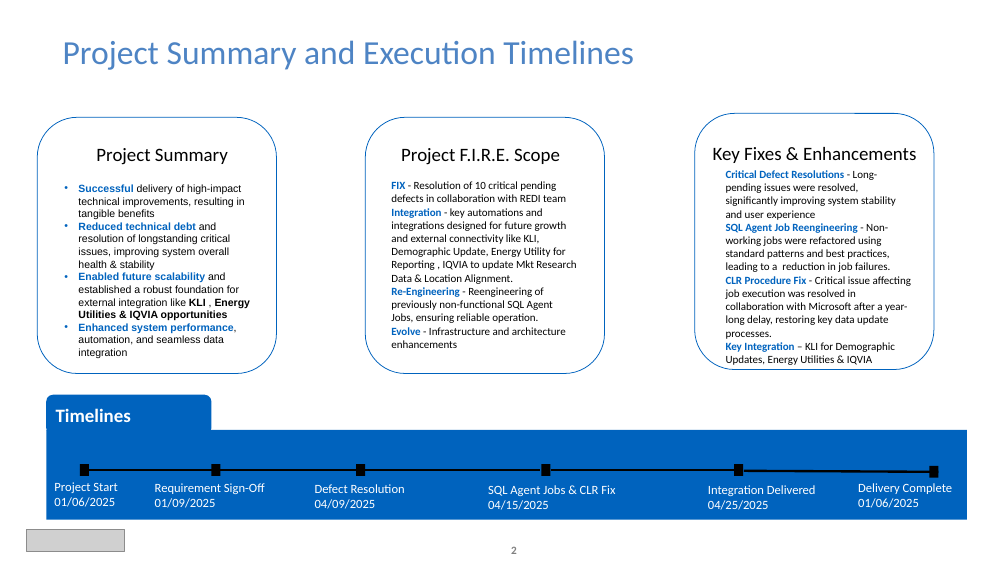
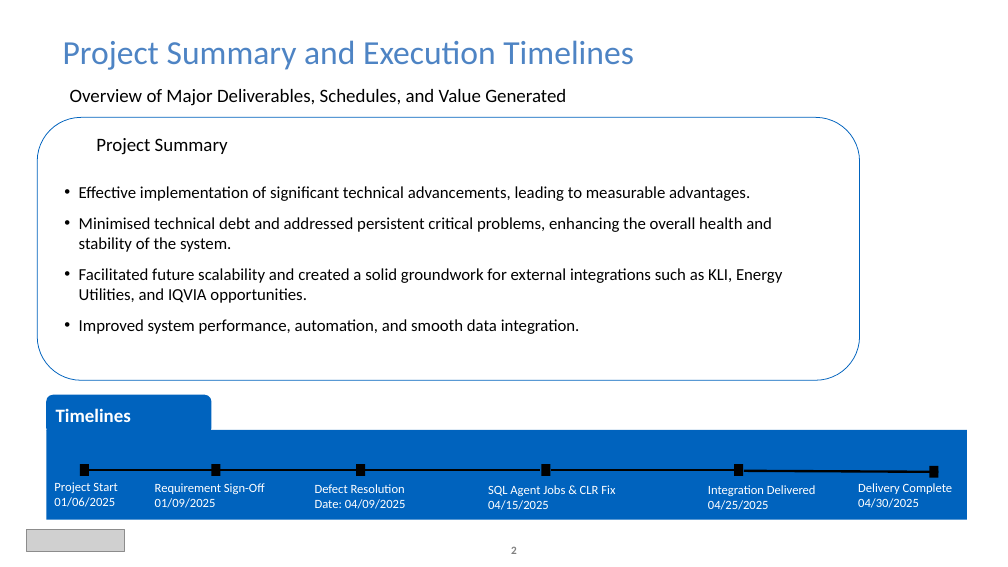
Before and after one commit to vinmidd/Application, a slide deck: slide 2 of Project Delivery Summary & Value Realization_v0.1.pptx. Drawn at 1008x567 pixels with LibreOffice and Linux fonts; fonts in the diff are those of the drawing; grey boxes stand for pictures; background and template pictures are left out. Boxes give left, top, right and bottom in pixels: in the first picture for what was removed or moved away, otherwise in the second. Text is boxed around its words. In the diff, an @@ line names an element or a change of style, - is before the commit and + after.

```diff
--- a/Project Delivery Summary & Value Realization_v0.1.pptx
+++ b/Project Delivery Summary & Value Realization_v0.1.pptx
@@ text added at (70,89,566,106), 18 pt, text #000000 @@
+Overview of Major Deliverables, Schedules, and Value Generated
@@ rounded rectangle: place and size @@
-rounded rectangle at (37,117,276,374)
+rounded rectangle at (37,117,860,380)
@@ rounded rectangle removed at (365,117,604,374) @@
@@ rounded rectangle removed at (695,113,934,370) @@
@@ text "Project Summary": place and size @@
-text "Project Summary" at (96,148,228,165)
+text "Project Summary" at (96,138,228,155)
@@ text removed at (401,148,560,165) @@
-Project F.I.R.E. Scope
@@ text removed at (713,147,916,163) @@
-Key Fixes & Enhancements
@@ text removed at (726,170,911,365) @@
-Critical Defect Resolutions - Long-pending issues were resolved, significantly improving system stability and user experience
-SQL Agent Job Reengineering - Non-working jobs were refactored using standard patterns and best practices, leading to a reduction in job failures.
-CLR Procedure Fix - Critical issue affecting job execution was resolved in collaboration with Microsoft after a year-long delay, restoring key data update processes.
-Key Integration – KLI for Demographic Updates, Energy Utilities & IQVIA
@@ text at (79,186,782,334): text changed; size 10 to 16 pt; font Arial to Calibri @@
-• Successful delivery of high-impact technical improvements, resulting in tangible benefits
-• Reduced technical debt and resolution of longstanding critical issues, improving system overall health & stability
-• Enabled future scalability and established a robust foundation for external integration like KLI , Energy Utilities & IQVIA opportunities
-• Enhanced system performance, automation, and seamless data integration
+• Effective implementation of significant technical advancements, leading to measurable advantages.
+• Minimised technical debt and addressed persistent critical problems, enhancing the overall health and stability of the system.
+• Facilitated future scalability and created a solid groundwork for external integrations such as KLI, Energy Utilities, and IQVIA opportunities.
+• Improved system performance, automation, and smooth data integration.
@@ text removed at (391,181,576,348) @@
-FIX - Resolution of 10 critical pending defects in collaboration with REDI team
-Integration - key automations and integrations designed for future growth and external connectivity like KLI, Demographic Update, Energy Utility for Reporting , IQVIA to update Mkt Research Data & Location Alignment.
-Re-Engineering - Reengineering of previously non-functional SQL Agent Jobs, ensuring reliable operation.
-Evolve - Infrastructure and architecture enhancements
@@ text at (315,484,406,509): text changed @@
-Defect Resolution 04/09/2025
+Defect Resolution Date: 04/09/2025
@@ text at (858,498,919,508): text changed @@
-01/06/2025
+04/30/2025
```
Also in this commit, not shown: 3 other slides changed, 1 slide added, 6 other files.
